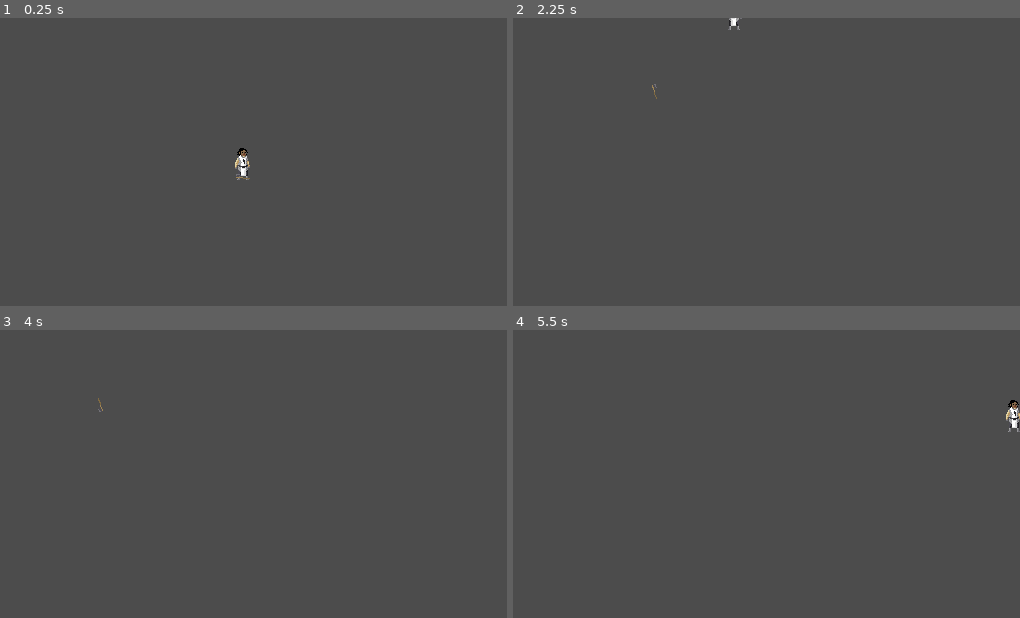
Above: before the commit, frames 1-4 (two rows, left to right).
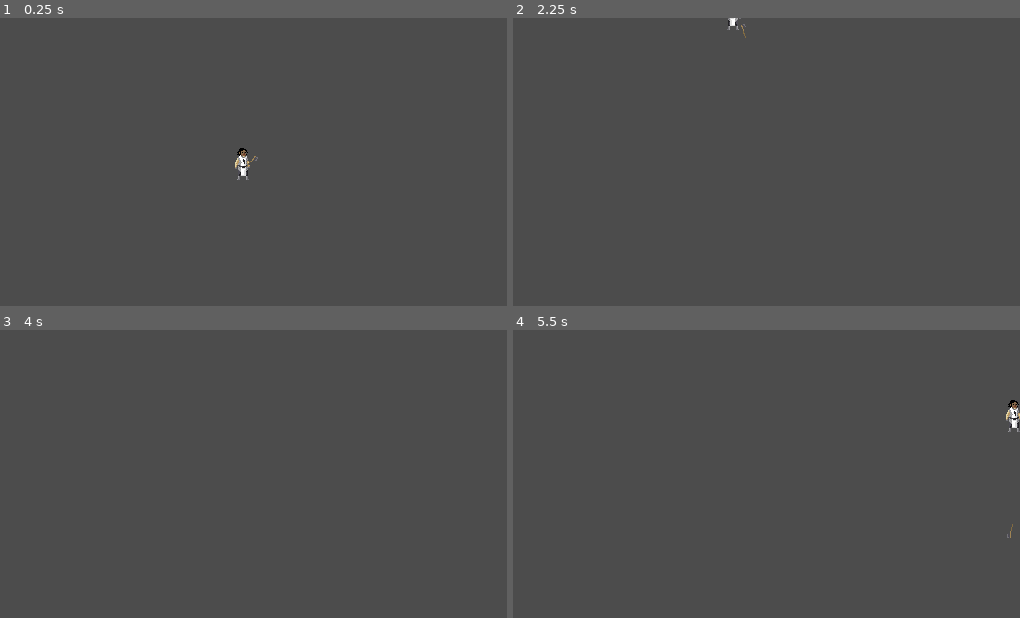
Above: after the commit, the same moments.

Repository: JillyMan/killer-in-london
Game: Godot game, scene res://src/Main.tscn
Same seed, same stepped clock (60 frames per second), same inputs: the game is played once before the commit and once after it.
Inputs (mouse positions are in pixels of both pictures, inside the frame that each line leads up to):
- Up to frame 1 (0.25 s): no input
- Up to frame 2 (2.25 s): tap Enter at 0.5 s; move the mouse to (736, 219) at 0.52 s; hold W (player_move_up) 0.53-2.03 s; right-click (736, 219) at 0.6 s; move the mouse to (918, 205) at 1.27 s; click (918, 205) at 1.35 s; right-click (918, 205) at 1.55 s; move the mouse to (609, 118) at 2.02 s; hold A (player_move_left) from 2.03 s (still down); right-click (609, 118) at 2.1 s
- Up to frame 3 (4 s): move the mouse to (278, 474) at 2.77 s; tap Space (player_dash) at 2.85, 3.5 s; right-click (278, 474) at 3.05 s; move the mouse to (172, 402) at 3.52 s; release A (player_move_left) at 3.53 s; hold S (player_move_down) from 3.53 s (still down); right-click (172, 402) at 3.6 s
- Up to frame 4 (5.5 s): tap Enter at 4.25 s; move the mouse to (878, 459) at 4.27 s; release S (player_move_down) at 4.28 s; hold D (player_move_right) 4.28-5.03 s; click (878, 459) at 4.35 s; right-click (878, 459) at 4.55 s; tap Space (player_dash) at 5 s; move the mouse to (660, 488) at 5.02 s; hold W (player_move_up) from 5.03 s (still down); right-click (660, 488) at 5.1 s

The runs differ from the first frame. In frame 1, less than 0.1% of the frame differs, in the area x 46-51%, y 47-56%; in frame 2, less than 0.1%, in the area x 27-46%, y 0-29%; in frame 3, less than 0.1%; in frame 4, less than 0.1%.

Commit message:
add fsm to axe

Diff:
--- a/killer-in-london/project.godot
+++ b/killer-in-london/project.godot
@@ -9,11 +9,6 @@
 config_version=4
 
 _global_script_classes=[ {
-"base": "KinematicBody2D",
-"class": "Axe",
-"language": "GDScript",
-"path": "res://src/entities/environment/weapon/Axe.gd"
-}, {
 "base": "Task",
 "class": "BehaviorTree",
 "language": "GDScript",
@@ -145,7 +140,6 @@
 "path": "res://addons/libgdx-behavior-tree/src/btree/decorator/Waiter.gd"
 } ]
 _global_script_class_icons={
-"Axe": "",
 "BehaviorTree": "res://addons/libgdx-behavior-tree/assets/icons/root_icon.png",
 "BranchTask": "res://addons/libgdx-behavior-tree/assets/icons/branch_task.png",
 "ConfigurationNotificationUtil": "",
--- a/killer-in-london/src/entities/characters/player/Player.gd
+++ b/killer-in-london/src/entities/characters/player/Player.gd
@@ -2,9 +2,9 @@
 
 export var speed: float = 100.0
 export var dash_speed: float = 50.0
-export var axe_scene : PackedScene
 
-var axe : Axe
+onready var axe = $AnimationTransorm/Axe
+onready var start_transform = axe.transform
 
 var last_mouse_pos : Vector2
 var axe_throw_speed : float = 12
@@ -14,30 +14,28 @@
 var is_coming_axe : bool = false
 
 func _ready():
-	axe = axe_scene.instance()
-	add_child(axe)
-	axe.connect("end_of_throwing", self, "_axe_comeback")
+	axe.connect("on_weapon_returned", self, "_axe_comeback")
 
 func _axe_comeback():
 	if not with_axe and is_coming_axe:
 		get_tree().current_scene.remove_child(axe)
-		add_child(axe)
+		$AnimationTransorm.add_child(axe)
 		axe.position = Vector2.ZERO
 		with_axe = true
 		is_coming_axe = false
+		axe.transform = start_transform
 
 func _get_velocity_by_input() -> Vector2:
 	var v = Vector2.ZERO
-
 	if Input.is_action_pressed("player_move_up"):
 		v.y = -1
 	if Input.is_action_pressed("player_move_down"):
 		v.y = 1
 	if Input.is_action_pressed("player_move_left"):
-		$Sprite.set_flip_h(true)
 		v.x = -1
+		$AnimationTransorm.scale.x = -1
 	if Input.is_action_pressed("player_move_right"):
-		$Sprite.set_flip_h(false)
+		$AnimationTransorm.scale.x = 1
 		v.x = 1
 
 	return v.normalized()
@@ -52,14 +50,14 @@
 func throw_weapon(dest_point):
 	with_axe = false
 	var prev_pos = axe.global_position
-	remove_child(axe)
+	$AnimationTransorm.remove_child(axe)
 	get_tree().current_scene.add_child(axe)
 	axe.global_position = prev_pos
 	axe.throw(dest_point)
 
 func return_weapon():
 	is_coming_axe = true
-	axe.throw(global_position)
+	axe.comeback(self)
 
 func _check_mouse(delta):
 	var weapon_was_throwed = axe.was_throwed()
@@ -70,8 +68,7 @@
 		if Input.is_action_just_released("mouse_attack"):
 			axe.rotate(-PI/2)
 
-	var is_throw_weapon_pressed = Input.is_action_just_pressed("mouse_throw_weapon")
-	if is_throw_weapon_pressed:
+	if Input.is_action_just_pressed("mouse_throw_weapon"):
 		if with_axe:
 			throw_weapon(get_global_mouse_position())
 		elif not is_coming_axe:
--- a/killer-in-london/src/entities/characters/player/Player.tscn
+++ b/killer-in-london/src/entities/characters/player/Player.tscn
@@ -2,7 +2,7 @@
 
 [ext_resource path="res://src/entities/characters/player/Player.gd" type="Script" id=1]
 [ext_resource path="res://assets/dungeon_tileset_calciumtrice.png" type="Texture" id=2]
-[ext_resource path="res://src/entities/environment/weapon/Axe.tscn" type="PackedScene" id=3]
+[ext_resource path="res://src/entities/environment/weapon/axe/Axe.tscn" type="PackedScene" id=3]
 
 [sub_resource type="RectangleShape2D" id=1]
 extents = Vector2( 7.79388, 2.75777 )
@@ -10,14 +10,19 @@
 [node name="Player" type="KinematicBody2D"]
 position = Vector2( 9.93285, 41.4791 )
 script = ExtResource( 1 )
-axe_scene = ExtResource( 3 )
 
 [node name="CollisionShape2D" type="CollisionShape2D" parent="."]
 position = Vector2( 1.06862, -1.19375 )
 shape = SubResource( 1 )
 
-[node name="Sprite" type="Sprite" parent="."]
+[node name="AnimationTransorm" type="Position2D" parent="."]
+
+[node name="Sprite" type="Sprite" parent="AnimationTransorm"]
 position = Vector2( 0.309128, -16.204 )
 texture = ExtResource( 2 )
 region_enabled = true
 region_rect = Rect2( 80, 416, 16, 32 )
+
+[node name="Axe" parent="AnimationTransorm" instance=ExtResource( 3 )]
+position = Vector2( 8.7834, -20.535 )
+rotation = 2.18937
--- a/killer-in-london/src/entities/environment/weapon/Axe.gd
+++ /dev/null
@@ -1,46 +0,0 @@
-extends KinematicBody2D
-
-class_name Axe
-
-export var throw_speed : float = 1500
-export var rotate_speed : float = 100
-
-const MIN_DISTANCE_BTW_AXE_AND_THROW_DEST = 5
-
-var move_dir : Vector2
-var throw_destination_pos : Vector2
-
-var throw_len : float = 0
-var was_throwed : bool = false
-
-signal end_of_throwing
-
-func _physics_process(delta):
-	if was_throwed:
-		var length_to_throw_dest = (global_position - throw_destination_pos).length()
-		var friction = length_to_throw_dest / throw_len
-		var linear_velocity = move_dir * throw_speed * friction
-		var col = move_and_collide(linear_velocity * delta, false, true, false)
-		rotate(delta * rotate_speed * friction)
-
-		if (col != null or length_to_throw_dest < MIN_DISTANCE_BTW_AXE_AND_THROW_DEST):
-			was_throwed = false
-			emit_signal("end_of_throwing")
-	pass
-
-func was_throwed() -> bool:
-	return was_throwed
-
-func throw(throw_goal : Vector2):
-	throw_destination_pos = throw_goal
-	var throw_vector = (throw_destination_pos - global_position)
-	throw_len = throw_vector.length()
-	move_dir = throw_vector.normalized()
-	was_throwed = true
-	pass
-
-func comeback():
-	pass
-
-func _process(delta):
-	pass
--- a/killer-in-london/src/entities/environment/weapon/Axe.tscn
+++ /dev/null
@@ -1,27 +0,0 @@
-[gd_scene load_steps=4 format=2]
-
-[ext_resource path="res://assets/dungeon_tileset_calciumtrice.png" type="Texture" id=1]
-[ext_resource path="res://src/entities/environment/weapon/Axe.gd" type="Script" id=2]
-
-[sub_resource type="RectangleShape2D" id=1]
-extents = Vector2( 7.24935, 2.69941 )
-
-[node name="Axe" type="KinematicBody2D"]
-position = Vector2( 0.0897446, 0 )
-rotation = -0.00618112
-collision_layer = 2
-collision_mask = 2
-script = ExtResource( 2 )
-
-[node name="CollisionShape2D" type="CollisionShape2D" parent="."]
-visible = false
-position = Vector2( 1.29635, -3.07684 )
-rotation = 0.00601894
-shape = SubResource( 1 )
-
-[node name="Sprite" type="Sprite" parent="."]
-position = Vector2( 1.25643, -8.55936 )
-rotation = 0.00419701
-texture = ExtResource( 1 )
-region_enabled = true
-region_rect = Rect2( 240, 384, 16, 16 )
--- /dev/null
+++ b/killer-in-london/src/entities/environment/weapon/axe/Axe.gd
@@ -0,0 +1,29 @@
+extends KinematicBody2D
+
+var was_throwed : bool = false
+
+signal on_weapon_returned
+
+func was_throwed() -> bool:
+	return was_throwed
+
+func throw(target : Vector2):
+	if not was_throwed:
+		was_throwed = true
+		$FSM.set_state($FSM/Throwing, true, {
+			"target": target,
+		})
+
+func comeback(owner : Node2D):
+	if was_throwed:
+		$FSM.set_state($FSM/Comeback, true, {
+			"come_to": owner,
+		})
+
+func _weapon_returned():
+	assert(was_throwed)
+	was_throwed = false
+
+func _process(delta):
+	$FSM.handle_physic_process(delta)
+	pass
--- /dev/null
+++ b/killer-in-london/src/entities/environment/weapon/axe/Axe.tscn
@@ -0,0 +1,45 @@
+[gd_scene load_steps=8 format=2]
+
+[ext_resource path="res://assets/dungeon_tileset_calciumtrice.png" type="Texture" id=1]
+[ext_resource path="res://src/entities/environment/weapon/axe/Axe.gd" type="Script" id=2]
+[ext_resource path="res://src/libs/fsm/FSM.gd" type="Script" id=3]
+[ext_resource path="res://src/entities/environment/weapon/axe/state/Comeback.gd" type="Script" id=4]
+[ext_resource path="res://src/entities/environment/weapon/axe/state/Idle.gd" type="Script" id=5]
+[ext_resource path="res://src/entities/environment/weapon/axe/state/Throwing.gd" type="Script" id=6]
+
+[sub_resource type="RectangleShape2D" id=1]
+extents = Vector2( 7.24935, 2.69941 )
+
+[node name="Axe" type="KinematicBody2D"]
+position = Vector2( 0.0897446, 0 )
+rotation = -0.00618112
+collision_layer = 2
+collision_mask = 2
+script = ExtResource( 2 )
+
+[node name="CollisionShape2D" type="CollisionShape2D" parent="."]
+visible = false
+position = Vector2( 1.29635, -3.07684 )
+rotation = 0.00601894
+shape = SubResource( 1 )
+
+[node name="Sprite" type="Sprite" parent="."]
+position = Vector2( 1.25643, -8.55936 )
+rotation = 0.00419701
+texture = ExtResource( 1 )
+region_enabled = true
+region_rect = Rect2( 240, 384, 16, 16 )
+
+[node name="FSM" type="Node" parent="."]
+script = ExtResource( 3 )
+host_node_path = NodePath("..")
+init_state_node_path = NodePath("Idle")
+
+[node name="Throwing" type="Node" parent="FSM"]
+script = ExtResource( 6 )
+
+[node name="Idle" type="Node" parent="FSM"]
+script = ExtResource( 5 )
+
+[node name="Comeback" type="Node" parent="FSM"]
+script = ExtResource( 4 )
--- /dev/null
+++ b/killer-in-london/src/entities/environment/weapon/axe/state/Comeback.gd
@@ -0,0 +1,37 @@
+extends State
+
+onready var idle_state = fsm.get_node("Idle")
+
+const MIN_DISTANCE_BTW_AXE_AND_THROW_DEST = 5.0
+
+export var comeback_throw_speed : float = 1500
+export var comeback_rotate_speed : float = 100
+
+var throwable_obj : KinematicBody2D
+var comeback_to_node : Node2D
+var throw_len : float
+
+func fixed_tick(delta):
+	var from_pos_to_target_v = comeback_to_node.global_position - throwable_obj.global_position
+	var move_dir = from_pos_to_target_v.normalized()
+	var length_to_throw_dest = from_pos_to_target_v.length()
+	var friction = length_to_throw_dest / throw_len
+	var linear_velocity = move_dir * comeback_throw_speed * friction
+
+	throwable_obj.rotate(delta * comeback_rotate_speed * friction)
+	var col = throwable_obj.move_and_collide(linear_velocity * delta, false, true, false)
+
+	if (col != null or length_to_throw_dest < MIN_DISTANCE_BTW_AXE_AND_THROW_DEST):
+		throwable_obj.emit_signal("on_weapon_returned")
+		#mmmm, i don't know
+		throwable_obj._weapon_returned()
+		_next_state()
+
+func _next_state():
+	fsm.set_state(idle_state)
+
+func enter(payload):
+	assert(host is KinematicBody2D)
+	throwable_obj = host
+	comeback_to_node = payload.come_to
+	throw_len = (throwable_obj.global_position - comeback_to_node.global_position).length()
--- /dev/null
+++ b/killer-in-london/src/entities/environment/weapon/axe/state/Idle.gd
@@ -0,0 +1,5 @@
+extends State
+
+func tick(delta):
+	#do not nothing
+	pass
--- /dev/null
+++ b/killer-in-london/src/entities/environment/weapon/axe/state/Throwing.gd
@@ -0,0 +1,37 @@
+extends State
+
+const MIN_DISTANCE_BTW_AXE_AND_THROW_DEST = 5
+
+export var throw_speed : float = 1500
+export var rotate_speed : float = 100
+
+onready var idle_state = fsm.get_node("Idle")
+
+var player : Node2D = null
+var throwable_obj : KinematicBody2D = null
+
+var target : Vector2
+var move_dir : Vector2
+
+var was_throwed : bool = false
+var throw_len : float = 0.0
+
+func fixed_tick(delta):
+	var length_to_throw_dest = (throwable_obj.global_position - target).length()
+	var friction = length_to_throw_dest / throw_len
+	var linear_velocity = move_dir * throw_speed * friction
+	var col = throwable_obj.move_and_collide(linear_velocity * delta, false, true, false)
+	throwable_obj.rotate(delta * rotate_speed * friction)
+
+	if (col != null or length_to_throw_dest < MIN_DISTANCE_BTW_AXE_AND_THROW_DEST):
+		was_throwed = false
+		fsm.set_state(idle_state)
+
+func enter(payload):
+	assert(host is KinematicBody2D)
+
+	throwable_obj = host
+	target = payload.target
+
+	move_dir = (target - throwable_obj.global_position).normalized()
+	throw_len = (target - throwable_obj.global_position).length()
